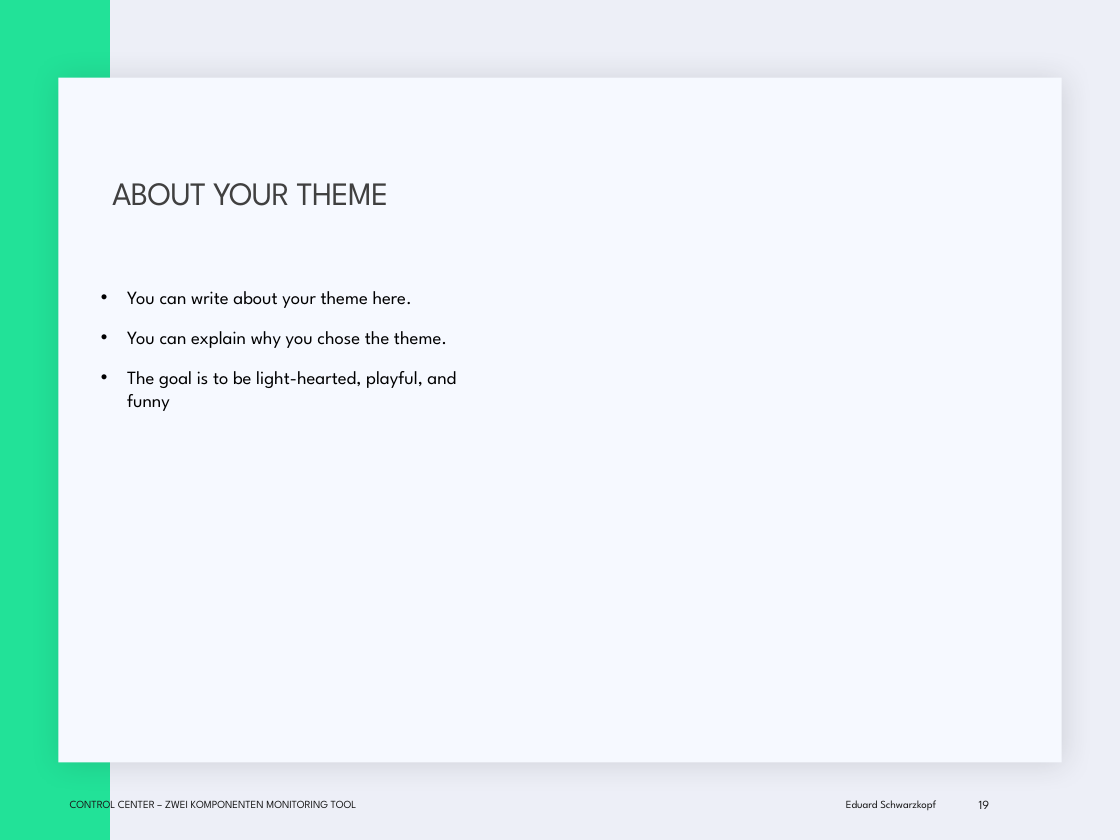
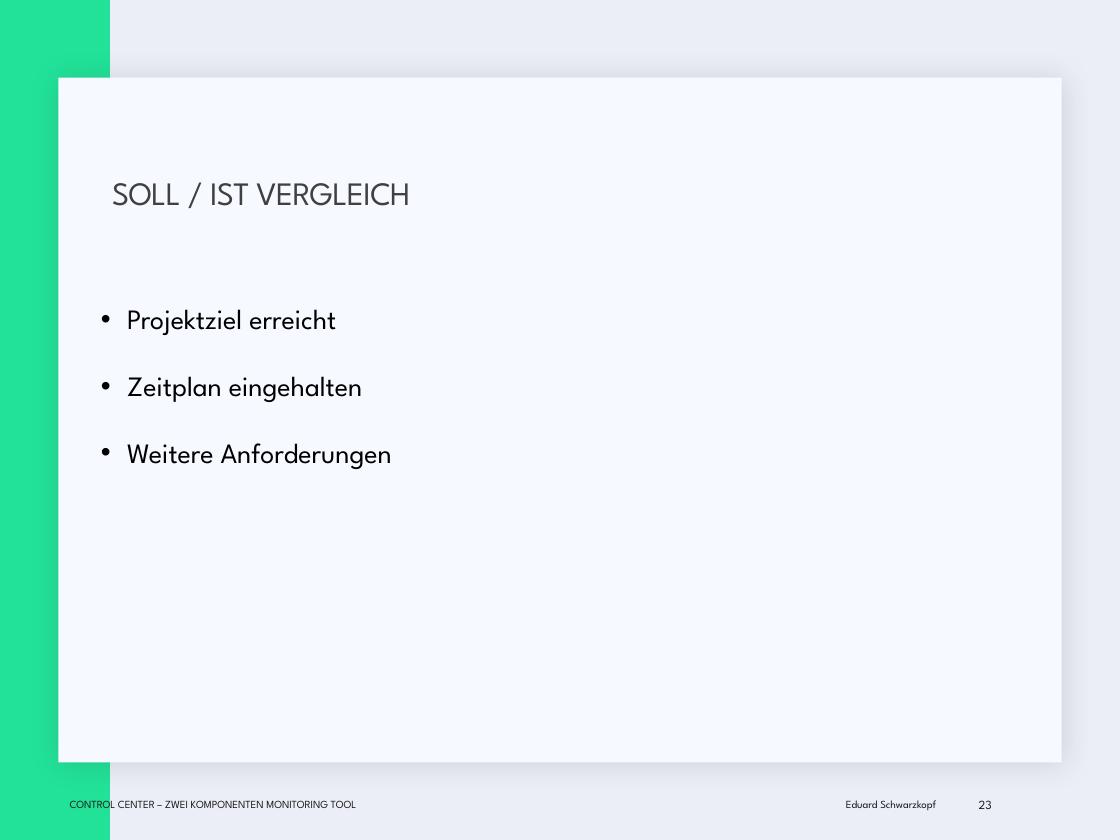
Before and after one commit to EduardSchwarzkopf/Abschlusspr-sentation, a slide deck: slide 23 of Abschluss_präsi.pptx (slide 19 before the commit). Drawn at 1120x840 pixels with LibreOffice and Linux fonts; fonts in the diff are those of the drawing. Boxes give left, top, right and bottom in pixels: in the first picture for what was removed or moved away, otherwise in the second. Text is boxed around its words. In the diff, an @@ line names an element or a change of style, - is before the commit and + after.

```diff
--- a/Abschluss_präsi.pptx
+++ b/Abschluss_präsi.pptx
@@ background #EDEFF7 to #ECEEF7 @@
@@ title at (x1=112, y1=183, x2=410, y2=206): text changed @@
-ABOUT YOUR THEME
+SOLL / IST VERGLEICH
@@ text at (x1=127, y1=309, x2=392, y2=469): text changed; size 12 to 18 pt @@
-• You can write about your theme here.
-• You can explain why you chose the theme.
-• The goal is to be light-hearted, playful, and funny
+• Projektziel erreicht
+• Zeitplan eingehalten
+• Weitere Anforderungen
@@ page number at (x1=979, y1=800, x2=992, y2=809): text changed @@
-19
+23
```
Also in this commit, not shown: 5 other slides changed, 6 slides added, 1 slide removed.
